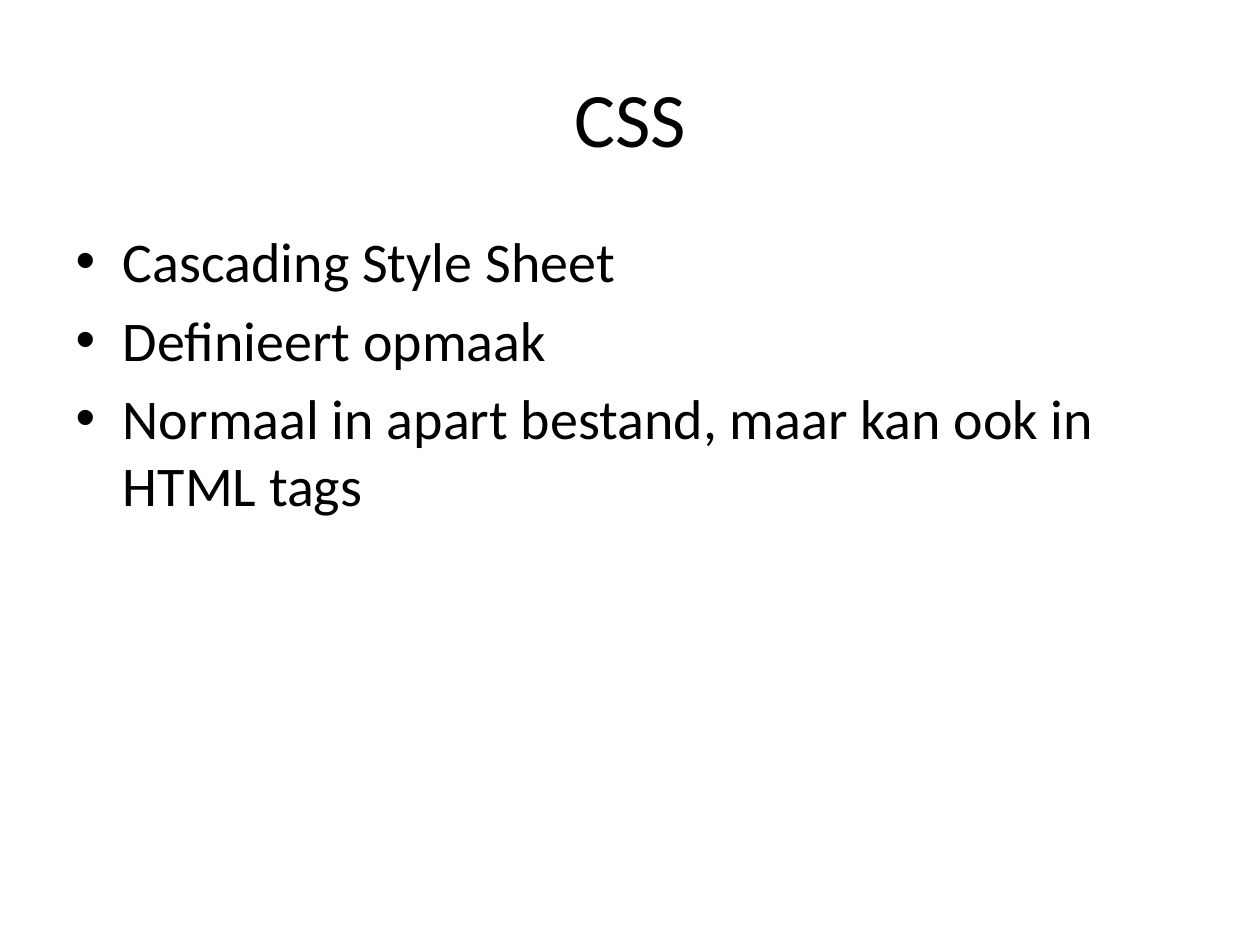
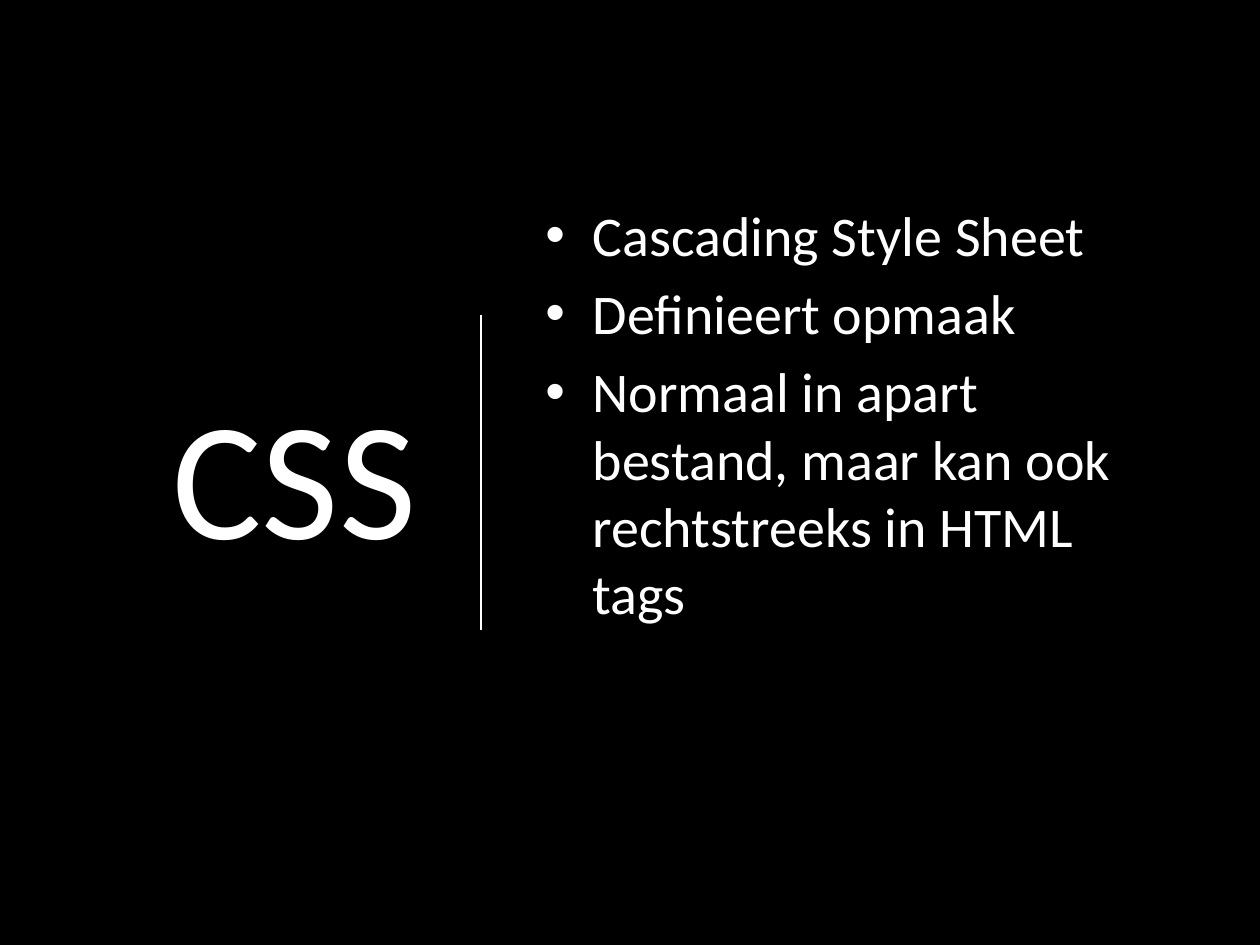
Before and after one commit to Belitili/Workshop-IntroHTML-CSS, a slide deck: slide 9 of Workshop werkdocumenten/Intro HTML en CSS.pptx (slide 8 before the commit). Drawn at 1260x945 pixels with LibreOffice and Linux fonts; fonts in the diff are those of the drawing; background and template pictures are left out. Boxes give left, top, right and bottom in pixels: in the first picture for what was removed or moved away, otherwise in the second. Text is boxed around its words. In the diff, an @@ line names an element or a change of style, - is before the commit and + after.

Commit message:
ppt: intro added, added some style, js removed, fixed spelling, minor content changes

```diff
--- a/Workshop werkdocumenten/Intro HTML en CSS.pptx
+++ b/Workshop werkdocumenten/Intro HTML en CSS.pptx
@@ background #FFFFFF to picture (left out) @@
@@ title "CSS": place and size @@
-title "CSS" at box(574, 97, 686, 148)
+title "CSS" at box(172, 430, 416, 540)
@@ title "CSS" at box(172, 430, 416, 540): size 44 to 96 pt, text colour #000000 to #FFFFFF; alignment centre to right @@
@@ text "Cascading Style Sheet": place and size @@
-text "Cascading Style Sheet" at box(123, 243, 1093, 516)
+text "Cascading Style Sheet" at box(593, 217, 1110, 624)
@@ text "Cascading Style Sheet" at box(593, 217, 1110, 624): vertical alignment top to middle @@
@@ text at box(593, 217, 1084, 343): text colour #000000 to #FFFFFF in "Cascading Style Sheet", "Definieert opmaak" @@
@@ line added from (481, 315) to (481, 630), #FFFFFF 1.25 pt @@
@@ text at box(593, 373, 1110, 624): text changed; text colour #000000 to #FFFFFF @@
-• Normaal in apart bestand, maar kan ook in HTML tags
+• Normaal in apart bestand, maar kan ook rechtstreeks in HTML tags
```
Also in this commit, not shown: 21 other slides changed, 1 slide added, 2 slides removed, 2 other files.
